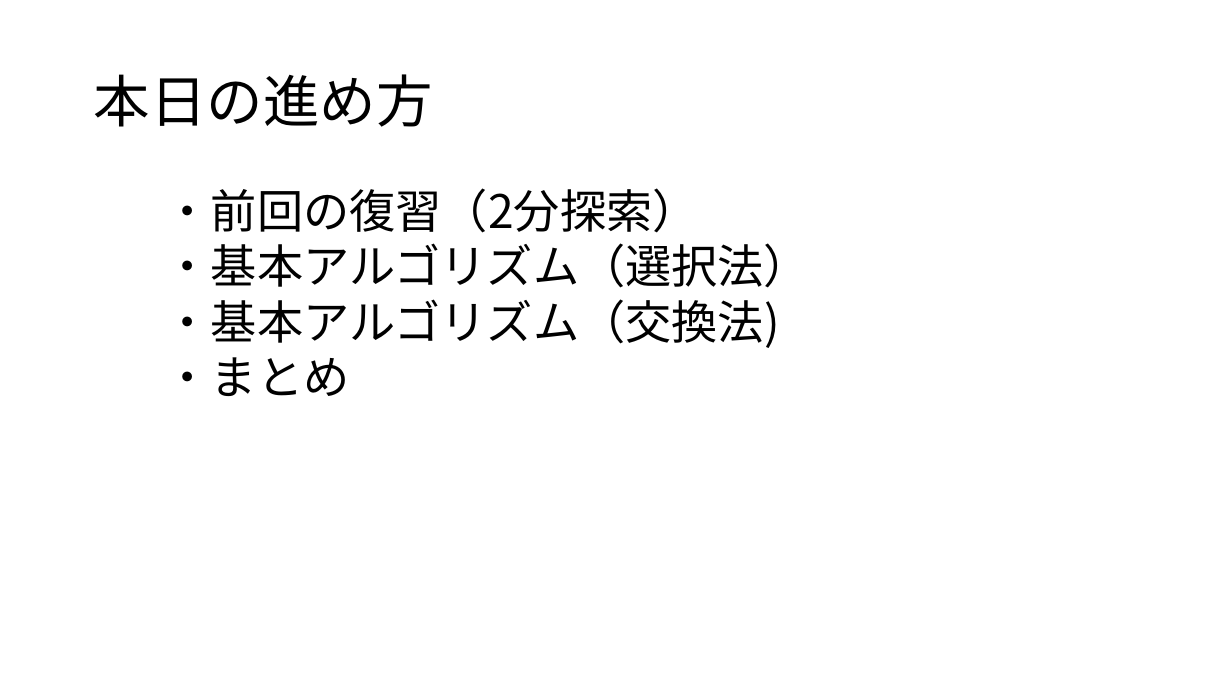
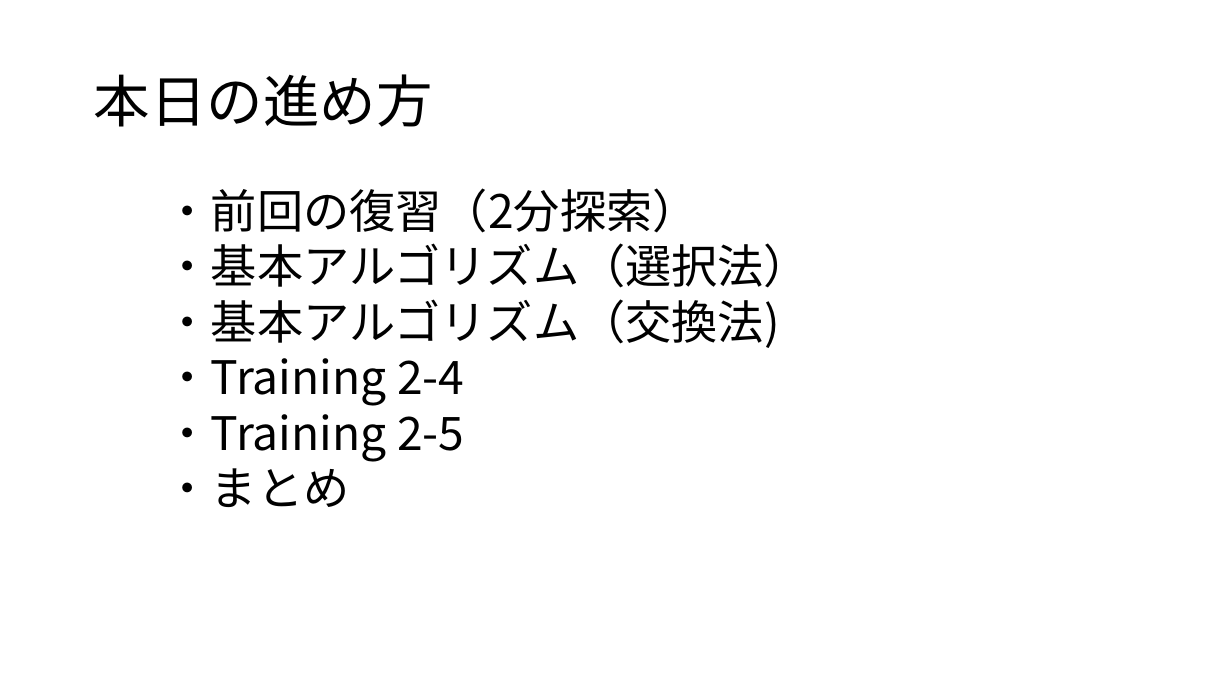
Before and after one commit to masakage/algorithm, a slide deck: slide 2 of docs/第11回選択法交換法アルゴリズム .pptx. Drawn at 1232x693 pixels with LibreOffice and Linux fonts; fonts in the diff are those of the drawing. Boxes give left, top, right and bottom in pixels: in the first picture for what was removed or moved away, otherwise in the second. Text is boxed around its words. In the diff, an @@ line names an element or a change of style, - is before the commit and + after.

```diff
--- a/docs/第11回選択法交換法アルゴリズム .pptx
+++ b/docs/第11回選択法交換法アルゴリズム .pptx
@@ text at (165,358,464,462): paragraphs added @@
+・Training 2-4
+・Training 2-5
```
Also in this commit, not shown: 1 other slide changed, 2 slides added.
